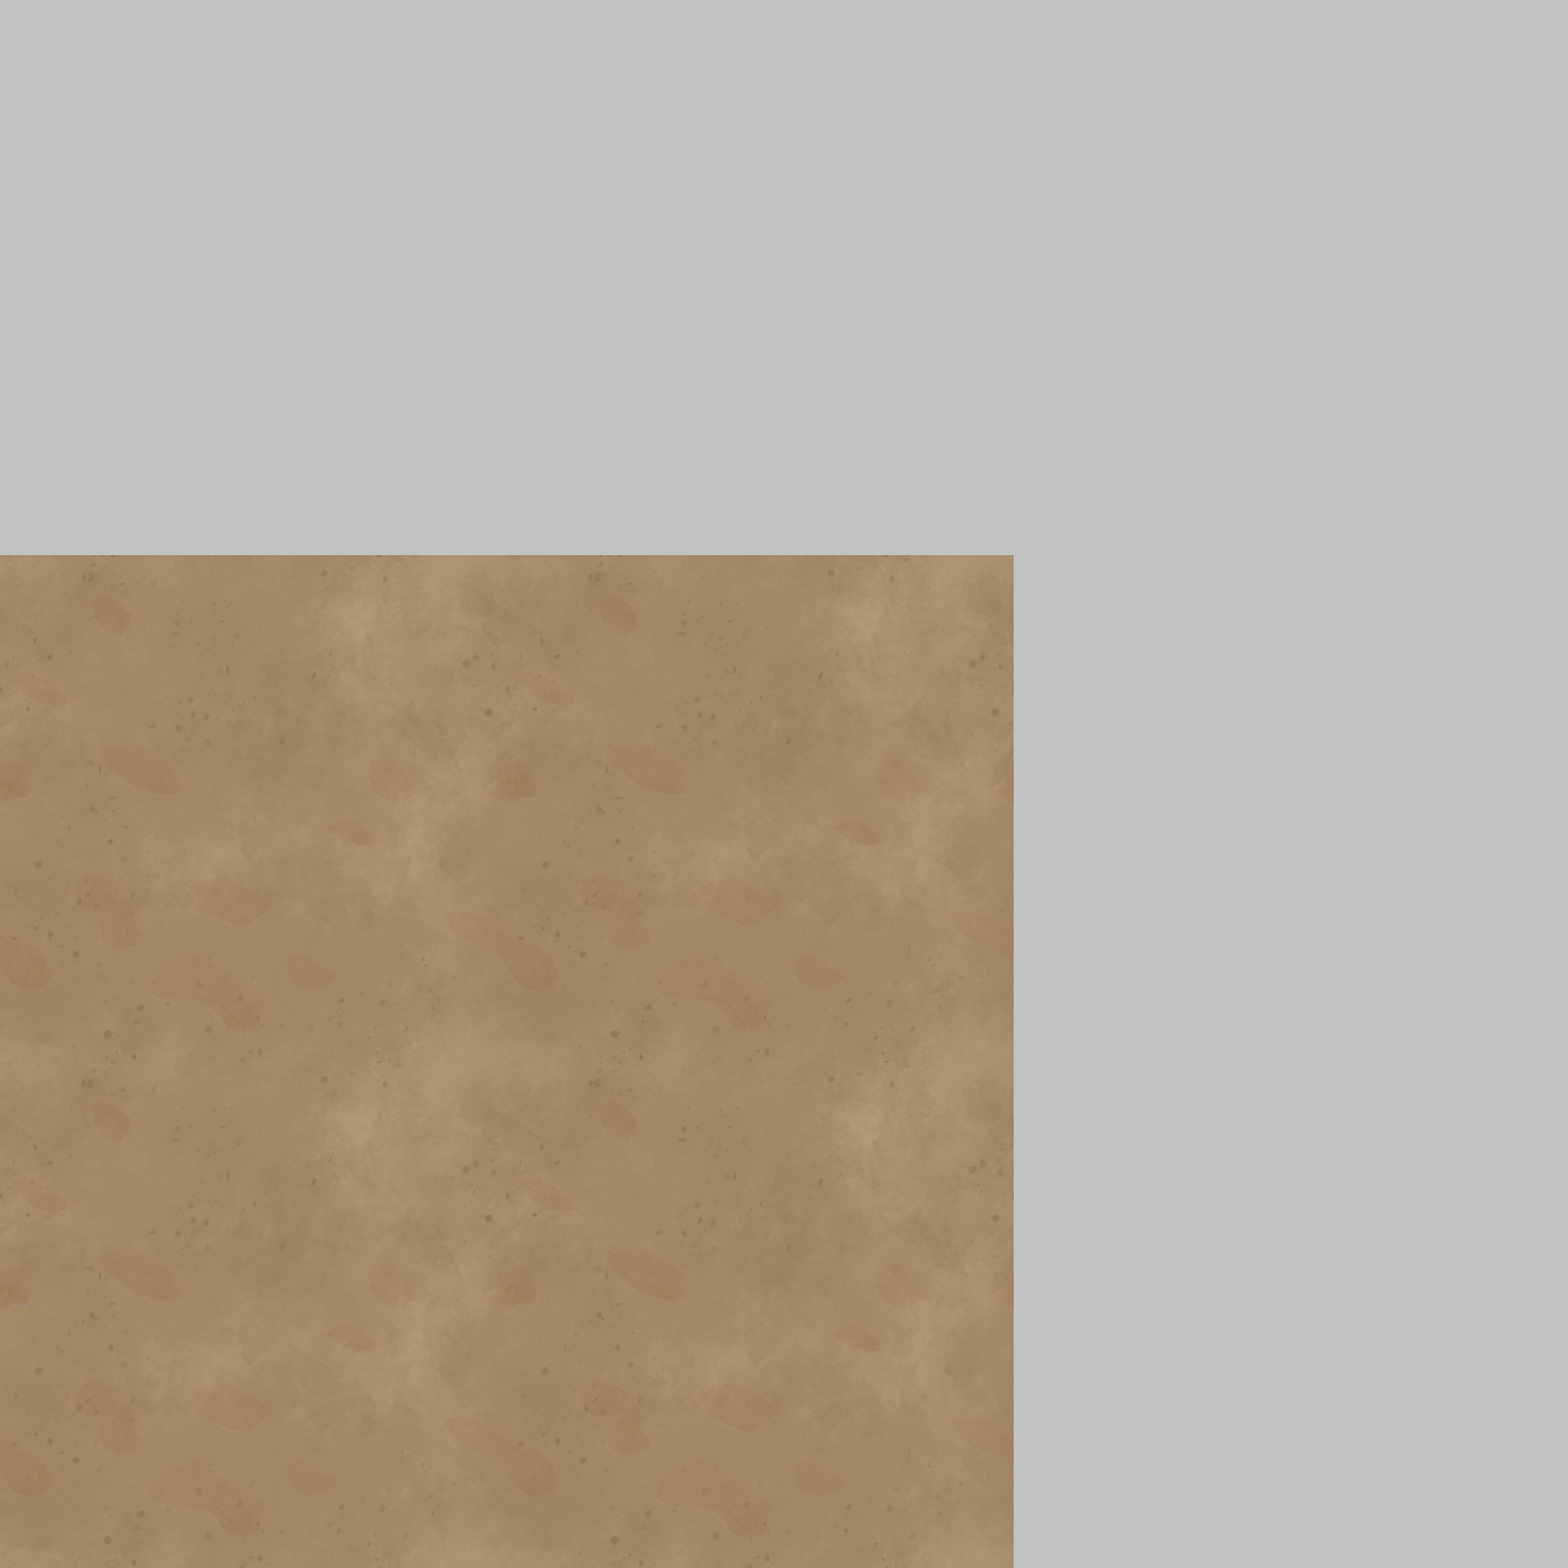
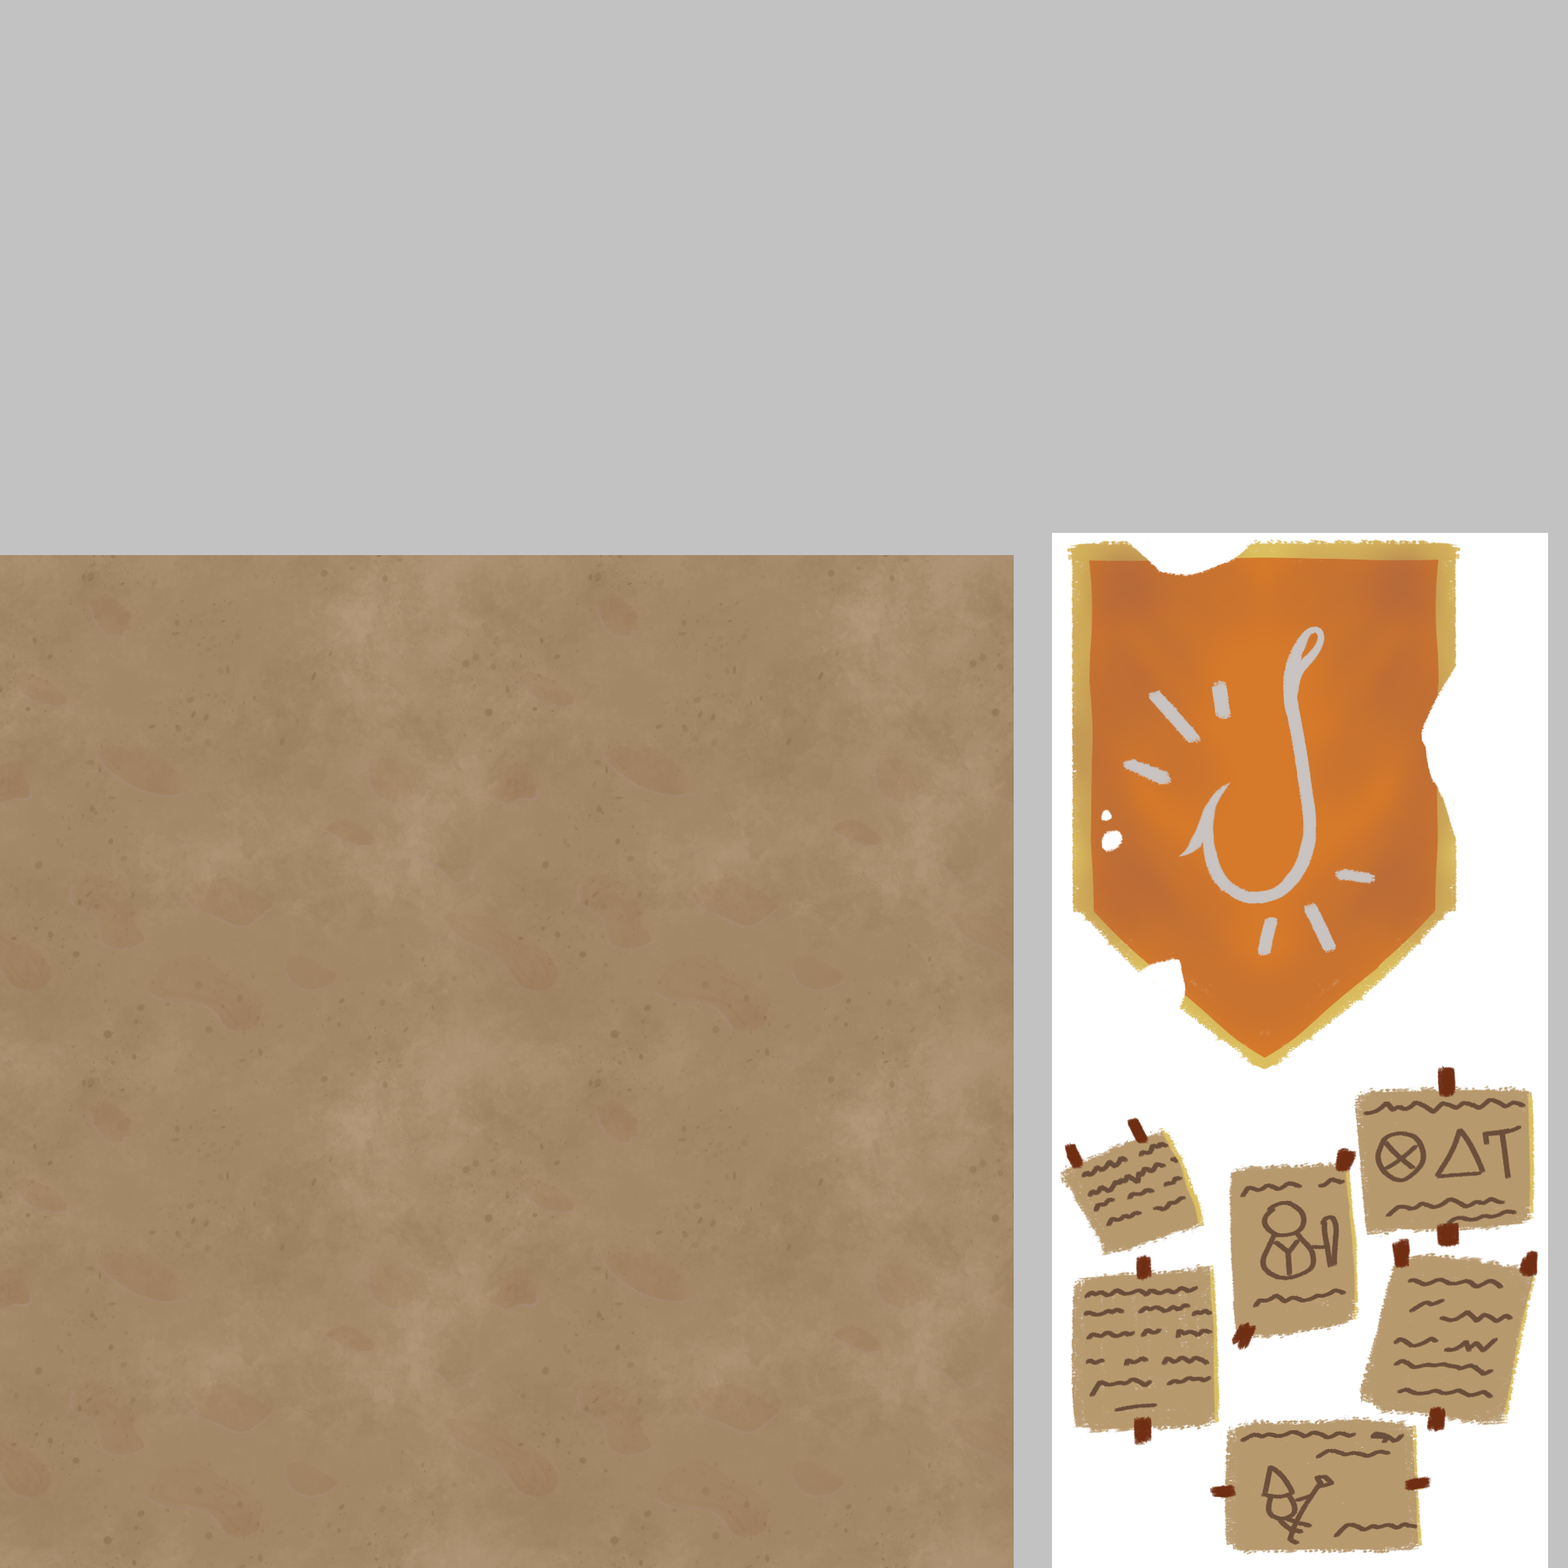
Layer changes from the first 1568 × 1568 image to the second:
added layer "Pintar camada 3" above "Pintar camada 2" over [1078, 588, 1421, 1127]
added layer "Pintar camada 2" above "Pintar camada 1" over [1051, 532, 1470, 1127]
added layer "Pintar camada 1" above "Pintar camada 1 Mescladas" over [1051, 1029, 1549, 1568]
painted on "Plano de fundo" over [1051, 532, 1549, 1568]